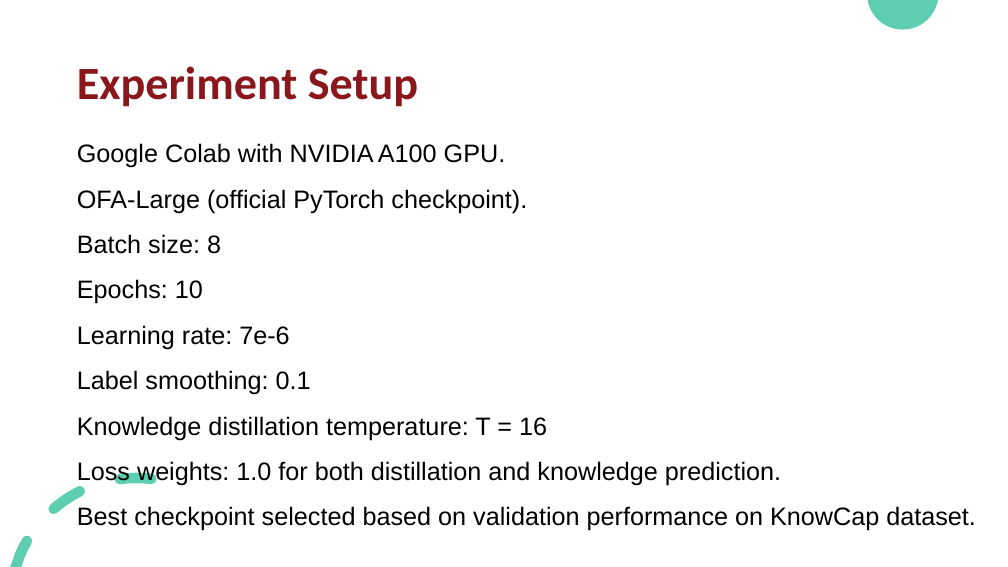
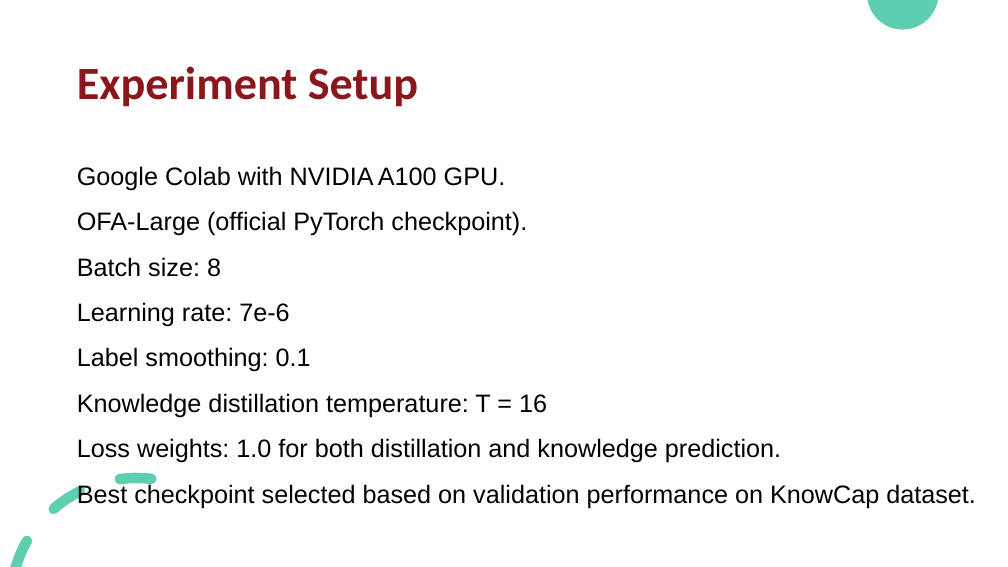
Before and after one commit to BRAIN-Lab-AI/Enhanced-K-Replay, a slide deck: slide 16 of presentation.pptx (slide 14 before the commit). Drawn at 1008x567 pixels with LibreOffice and Linux fonts; fonts in the diff are those of the drawing. Boxes give left, top, right and bottom in pixels: in the first picture for what was removed or moved away, otherwise in the second. Text is boxed around its words. In the diff, an @@ line names an element or a change of style, - is before the commit and + after.

```diff
--- a/presentation.pptx
+++ b/presentation.pptx
@@ text "Google Colab with NVIDIA A100 ...": place and size @@
-text "Google Colab with NVIDIA A100 ..." at (77,143,976,531)
+text "Google Colab with NVIDIA A100 ..." at (77,166,976,508)
@@ text at (77,279,203,304): paragraph removed @@
-Epochs: 10
```
Also in this commit, not shown: 12 other slides changed, 2 slides added.
